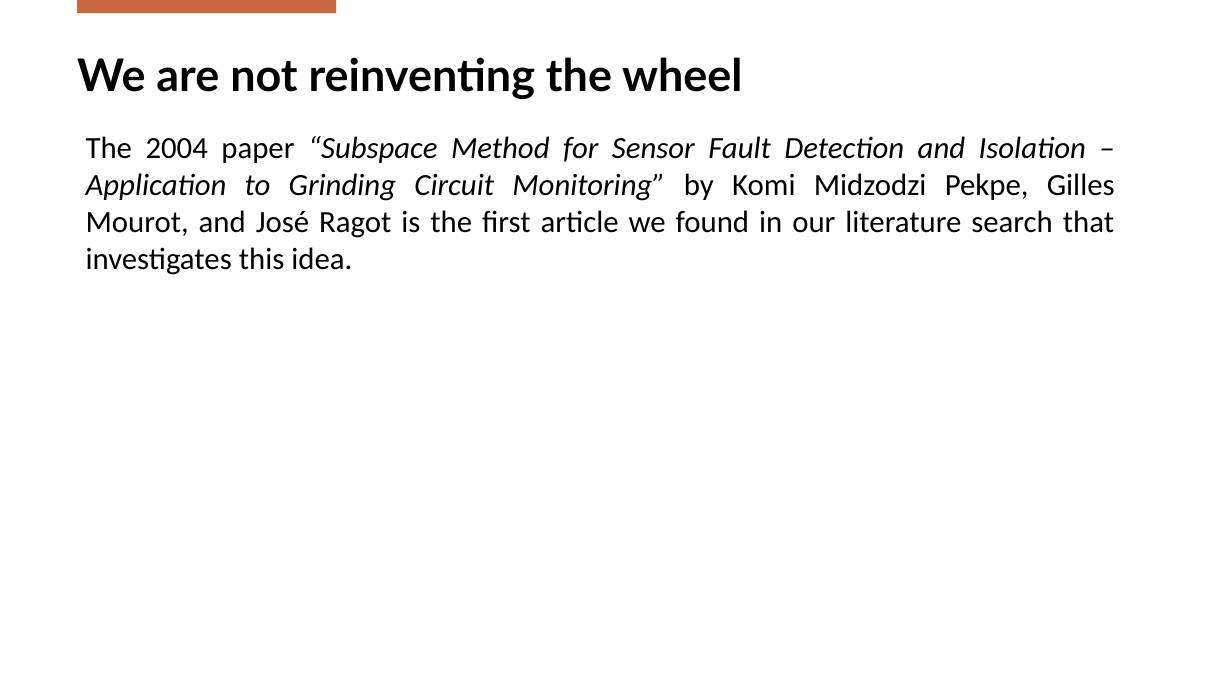
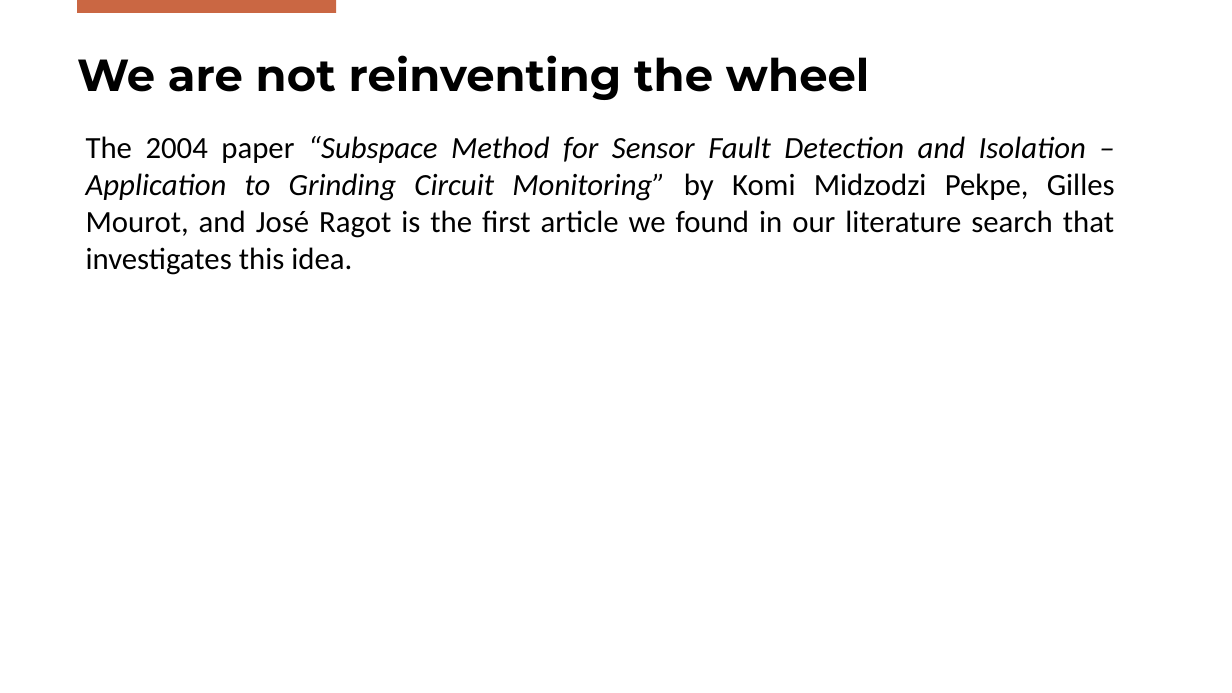
Before and after one commit to Gabriele-Mazzoleni/Progetto_ALES_aa_2025_2026, a slide deck: slide 32 of SPC_Presentation.pptx. Drawn at 1232x693 pixels with LibreOffice and Linux fonts; fonts in the diff are those of the drawing; background and template pictures are left out. Boxes give left, top, right and bottom in pixels: in the first picture for what was removed or moved away, otherwise in the second. Text is boxed around its words. In the diff, an @@ line names an element or a change of style, - is before the commit and + after.

Commit message:
arg il font del titolo
uniformato il font del titolo dell'ultima slide

```diff
--- a/SPC_Presentation.pptx
+++ b/SPC_Presentation.pptx
@@ title "We are not reinventing the ..." at (77, 55, 870, 100): font Lato to Montserrat @@
```
